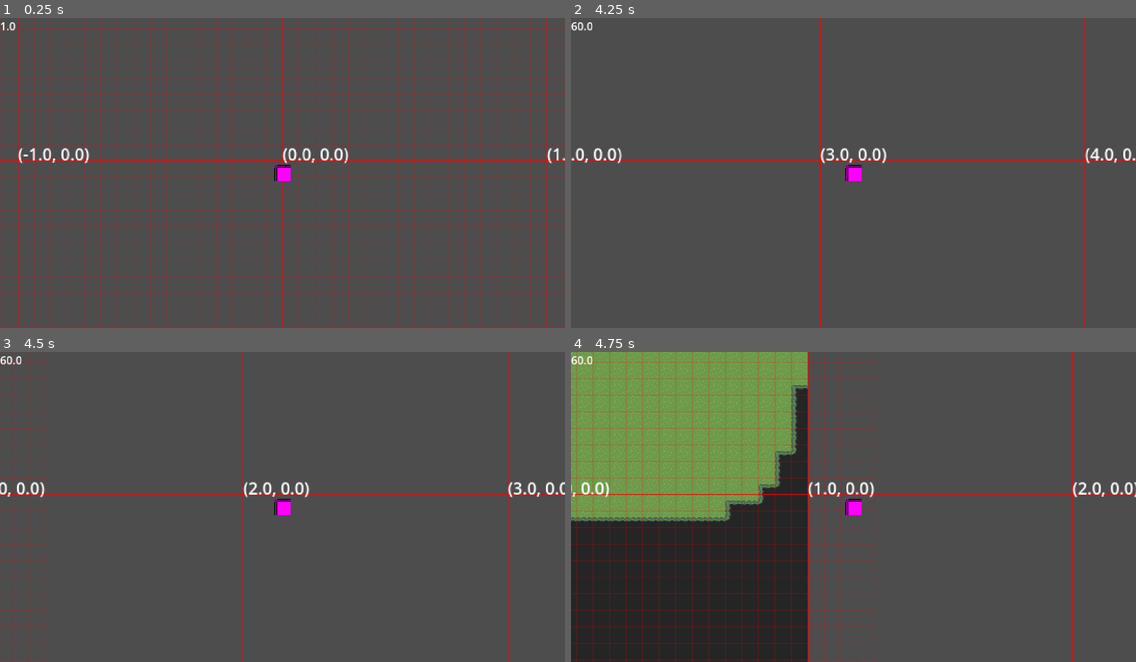
Above: before the commit, frames 1-4 (two rows, left to right).
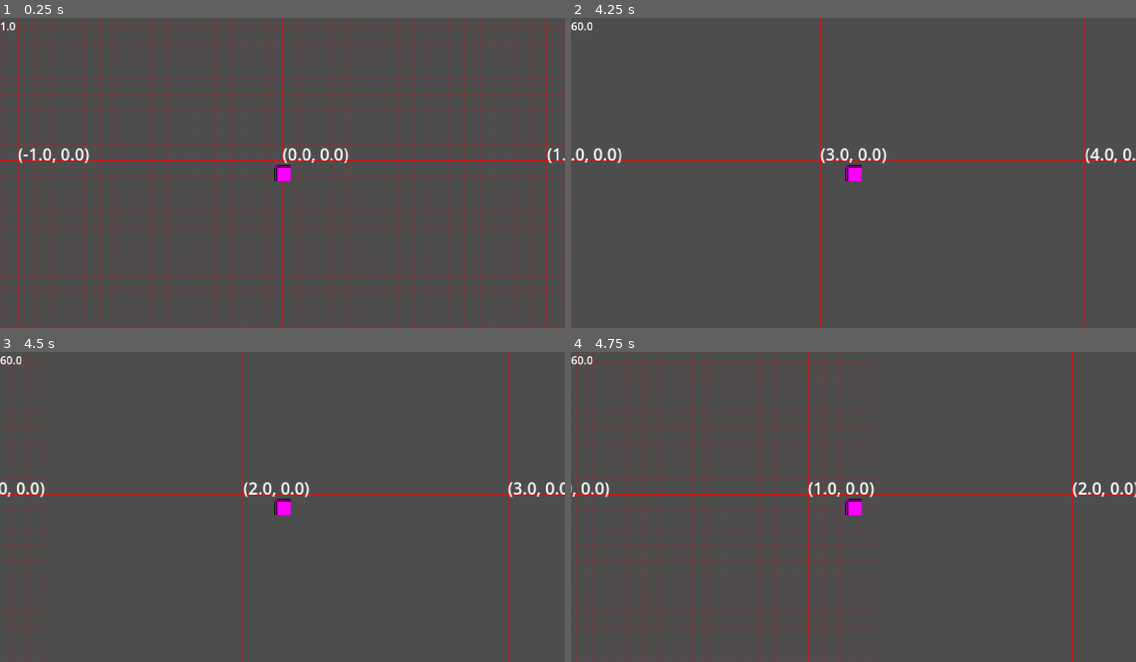
Above: after the commit, the same moments.

Repository: lennertJ9/new_project
Game: Godot game, scene res://world/world.tscn
Two runs of this game, one before a commit and one after it. Both use one fixed random seed, a clock stepped at 60 frames per second and the inputs below.
Inputs (mouse positions are in pixels of both pictures, inside the frame that each line leads up to):
- Up to frame 1 (0.25 s): no input
- Up to frame 2 (4.25 s): tap Enter at 0.5 s; move the mouse to (977, 157) at 0.52 s; hold Right (ui_right) 0.53-1.28 s; click (977, 157) at 0.67 s; move the mouse to (740, 188) at 1.27 s; hold Down (ui_down) 1.28-2.03 s; move the mouse to (910, 104) at 2.02 s; hold Right (ui_right) 2.03-2.78 s; move the mouse to (825, 235) at 2.77 s; hold Up (ui_up) 2.78-3.53 s; click (825, 235) at 2.92 s; move the mouse to (1023, 219) at 3.52 s; hold Left (ui_left) from 3.53 s (still down)
- Up to frame 3 (4.5 s): keep holding Left (ui_left); move the mouse to (113, 460) at 4.27 s
- Up to frame 4 (4.75 s): keep holding Left (ui_left)

Frames 1-3 are identical in both runs. In frame 4, 41% of the frame differs, in the area x 0-42%, y 0-100%.

Commit message:
autotiling updated
wel nog een bug, ik denk bug in de bottom left autotiling

Diff:
--- a/game/manager/chunk_manager/chunk_manager.gd
+++ b/game/manager/chunk_manager/chunk_manager.gd
@@ -8,7 +8,7 @@
 @onready var ground_layer: TileMapLayer = $GroundLayer
 @onready var wall_layer: TileMapLayer = $WallLayer
 
-var render_distance: int = 2
+var render_distance: int = 4
 
 #-------------- Chunks  --------------------#
 var generated_chunks: Dictionary[Vector2i, Chunk] # pure data, deze chunks zijn niet perse autotiled
@@ -17,8 +17,8 @@
 
 #-------------- Chunk die processed moeten worden  --------------------#
 var chunks_to_generate: Dictionary[Vector2i, Chunk] # chunks die generated moeten worden -> puur data generatie, met tile ID
-var unautotiled_chunks: Dictionary[Vector2i, Chunk] # generated chunks die mogelijks niet alle 8 buren hebben om geautotiled te worden
 var chunks_to_autotile: Dictionary[Vector2i, Chunk] # chunks die autotiled moeten worden en waarvan alle 8 buren aanwezig zijn
+var unautotiled_chunks_positions: Array[Vector2i] # positions van generated chunks die mogelijks niet alle 8 buren hebben om geautotiled te worden
 var chunks_to_load: Array[Chunk] # chunks die loaded moeten worden, deze zijn autotiled
 var chunks_to_unload: Array[Chunk] # chunks die unloaded moeten worden
 
@@ -34,9 +34,10 @@
 
 var thread_chunk_generator: Thread = Thread.new()
 var thread_chunk_autotiler: Thread = Thread.new()
+var thread_chunk_autotiler_availabilitychecker: Thread = Thread.new()
 
 										 #top          #top-right      #right         #bottom-right   #bottom         #bottom-left     #left          #top-left
-var chunk_neighbours: Array[Vector2i] = [Vector2i(0,1), Vector2i(1,1), Vector2i(1,0), Vector2i(1,-1), Vector2i(0,-1), Vector2i(-1,-1), Vector2i(-1,0), Vector2i(-1,1),
+var chunk_neighbours: Array[Vector2i] = [Vector2i(0,-1), Vector2i(1,-1), Vector2i(1,0), Vector2i(1,1), Vector2i(0,1), Vector2i(-1,1), Vector2i(-1,0), Vector2i(-1,-1),
 
 ]
 
@@ -147,12 +148,10 @@
 func _ready() -> void:
 	thread_chunk_generator.start(chunk_generator)
 	thread_chunk_autotiler.start(chunk_autotiler)
+	thread_chunk_autotiler_availabilitychecker.start(chunk_autotiler_availabilitychecker)
 
 	player = get_tree().get_first_node_in_group("world").camera
 	noise = noise_tex.noise
-
-
-
 
 
 
@@ -205,15 +204,34 @@
 					i += 1
 
 			generated_chunks[chunk.position] = chunk # eerst autotile dan pas in generated chunks
-			chunks_to_autotile[chunk_pos] = chunk #  proberen om de chunks zelf te laten kiezen wanneer toe te voeten aan autotiling lijst?
+			#chunks_to_autotile[chunk_pos] = chunk #  proberen om de chunks zelf te laten kiezen wanneer toe te voeten aan autotiling lijst?
+			unautotiled_chunks_positions.append(chunk_pos)
 			chunk.is_generated = true
 			chunks_to_generate.erase(chunk_pos)
 
 
+func chunk_autotiler_availabilitychecker():
+	while true:
+		OS.delay_msec(500)
+
+
+		for i in range(unautotiled_chunks_positions.size() - 1, -1, -1):
+			var is_neighboured = true
+			var chunk_pos = unautotiled_chunks_positions[i]
+
+			for neigbour in chunk_neighbours:
+				if not generated_chunks.has(chunk_pos + neigbour):
+					is_neighboured = false
+					break
+			if is_neighboured:
+				chunks_to_autotile[chunk_pos] = generated_chunks[chunk_pos]
+				unautotiled_chunks_positions.remove_at(i)
+
+
 
 func chunk_autotiler():
 	while true:
-		OS.delay_msec(300)
+		OS.delay_msec(100)
 		if not chunks_to_autotile.is_empty():
 
 			var chunk: Chunk = chunks_to_autotile.values()[0]
@@ -270,6 +288,7 @@
 
 
 
+#region autotiling
 func autotile_inner(chunk: Chunk):
 	var bitmask: int = 0
 	var tile_id: int = 0
@@ -626,7 +645,7 @@
 
 	if not top_left_chunk.is_autotiled_bottom_right:
 		autotile_bottom_right(top_left_chunk, top_chunk, chunk, left_chunk)
-
+#endregion
 
 
 
@@ -647,8 +666,6 @@
 		chunk.is_queued_load = false
 		#chunks_to_load.erase(chunk.position)
 		loaded_chunks.append(chunk)
-
-
 
 
 
